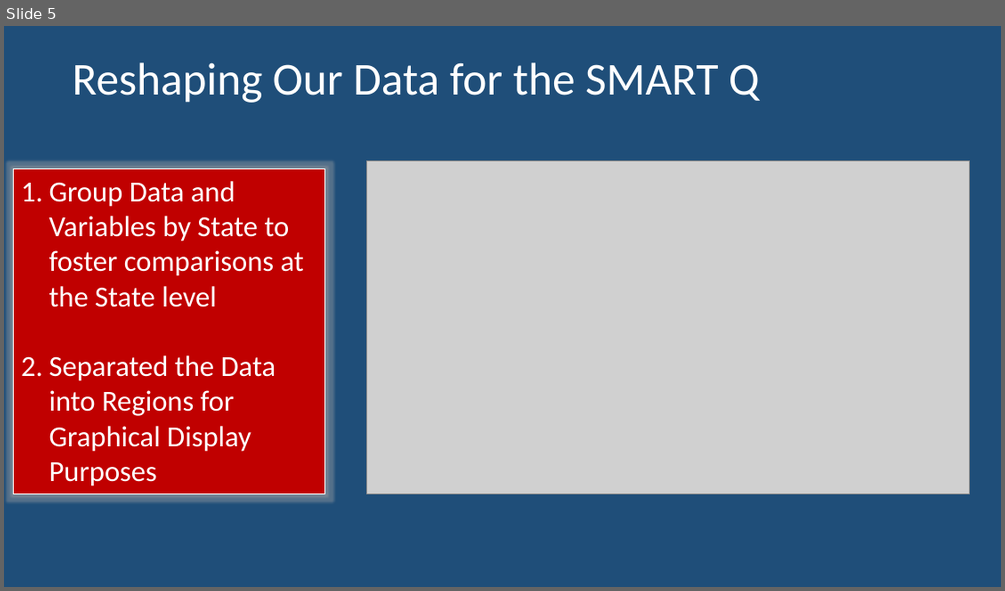
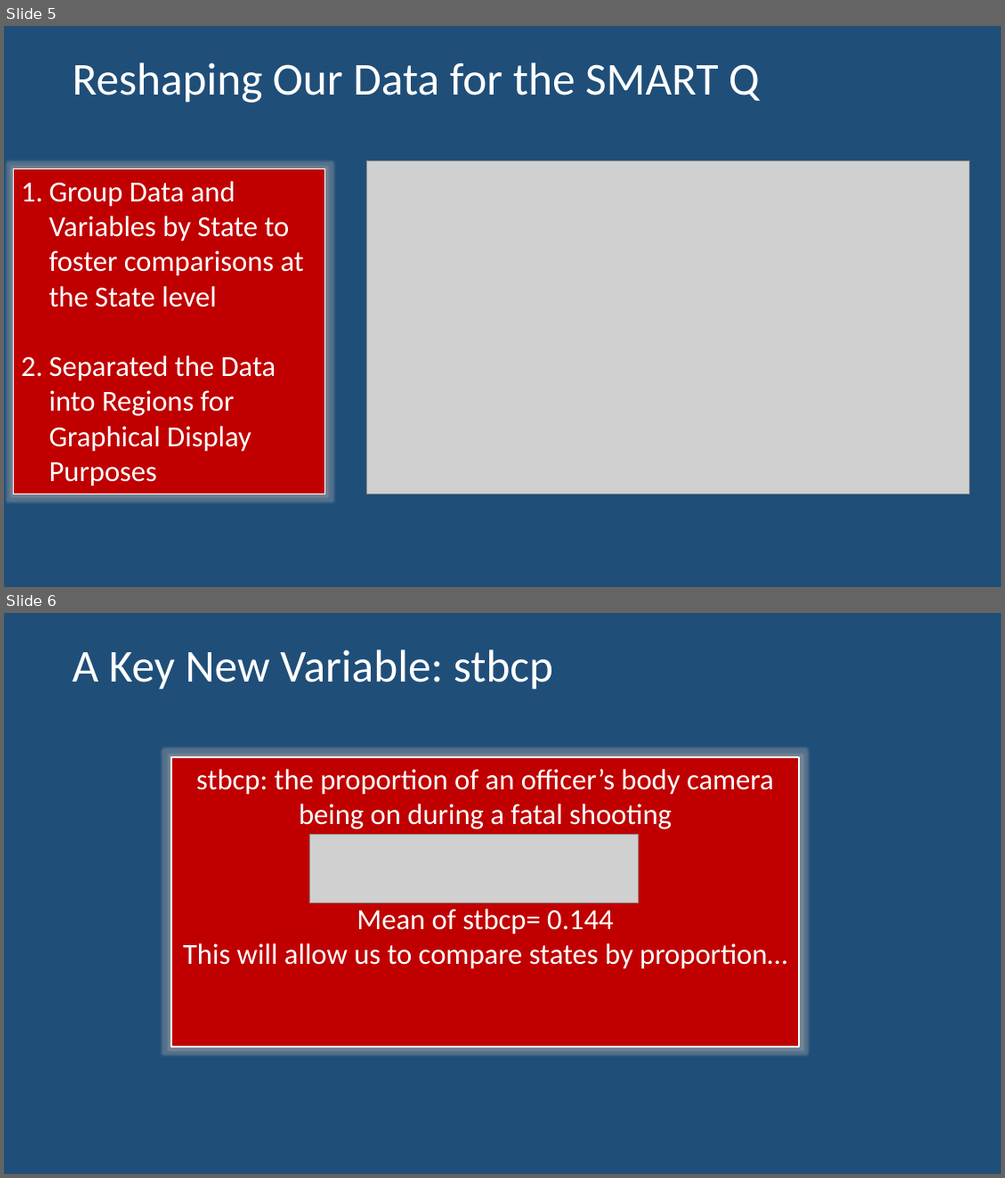
Before and after one commit to awinkhater/Dats6101_Team3, a slide deck: PPT for Intro to Data Science.pptx. Shown one above the other, each under a label of ours: slide 5 before the commit, slides 5 and 6 after it. The pictures are 1005x591 and 1005x1178 pixels, drawn with LibreOffice and Linux fonts; fonts in the diff are those of the drawing; grey boxes stand for pictures. Boxes give left, top, right and bottom in pixels: in the first picture for what was removed or moved away, otherwise in the second. Text is boxed around its words. In the diff, an @@ line names an element or a change of style, - is before the commit and + after.

Commit message:
Finished my Proportion of the powerpoint and altered Rajeevs final eda

```diff
--- a/PPT for Intro to Data Science.pptx
+++ b/PPT for Intro to Data Science.pptx
@@ slide 6 added at (4, 613, 1001, 1174), background #1F4E79 @@
@@ title added at (73, 649, 553, 690), 44 pt, text #FFFFFF @@
+A Key New Variable: stbcp
@@ rectangle added at (171, 757, 800, 1046), fill #C00000, outline #FFFFFF 2 pt, 28 pt, text #FFFFFF @@
+stbcp: the proportion of an officer’s body camera being on during a fatal shooting
+Mean of stbcp= 0.144
+This will allow us to compare states by proportion…
@@ picture added at (310, 835, 639, 903) @@
```
Also in this commit, not shown: 1 slide changed, 6 other slides added, 4 other files.
